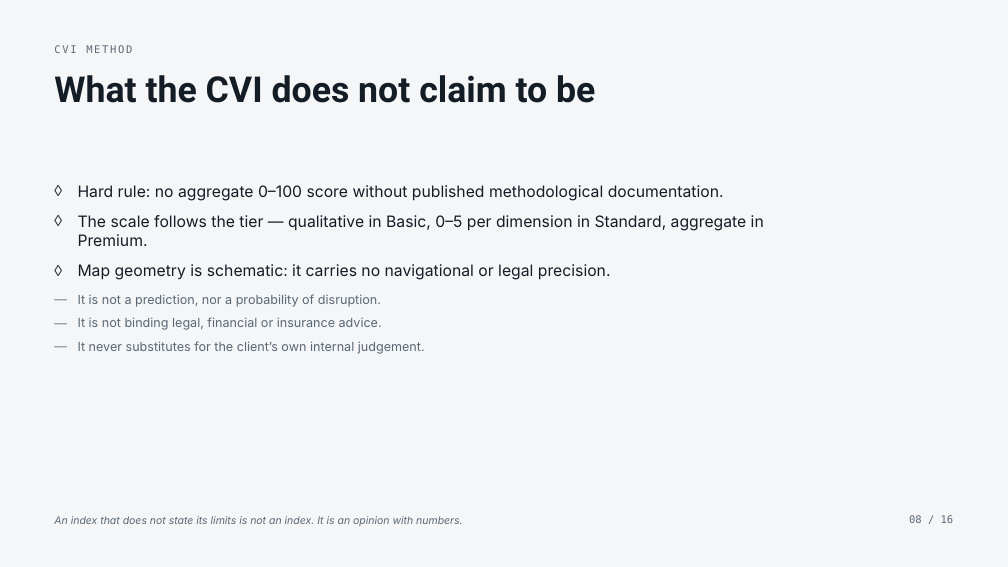
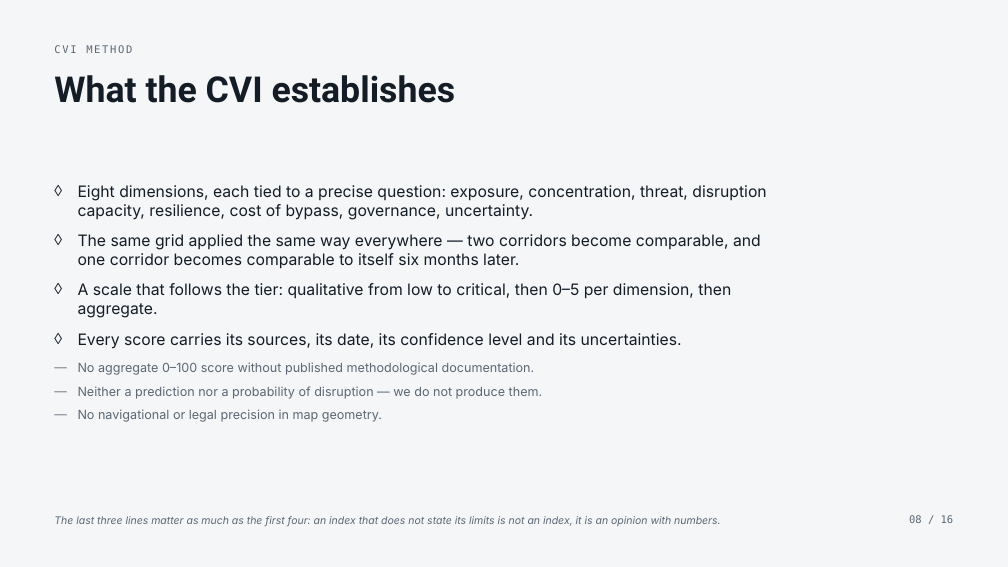
Before and after one commit to s-geffroy/ag-front, a slide deck: slide 8 of presentations/commercial/en/commercial.en.pptx. Drawn at 1008x567 pixels with LibreOffice and Linux fonts; fonts in the diff are those of the drawing. Boxes give left, top, right and bottom in pixels: in the first picture for what was removed or moved away, otherwise in the second. Text is boxed around its words. In the diff, an @@ line names an element or a change of style, - is before the commit and + after.

```diff
--- a/presentations/commercial/en/commercial.en.pptx
+++ b/presentations/commercial/en/commercial.en.pptx
@@ text at (54, 75, 456, 103): text changed @@
-What the CVI does not claim to be
+What the CVI establishes
@@ text at (78, 185, 766, 422): text changed @@
-◊ Hard rule: no aggregate 0–100 score without published methodological documentation.
-◊ The scale follows the tier — qualitative in Basic, 0–5 per dimension in Standard, aggregate in Premium.
-◊ Map geometry is schematic: it carries no navigational or legal precision.
-— It is not a prediction, nor a probability of disruption.
-— It is not binding legal, financial or insurance advice.
-— It never substitutes for the client’s own internal judgement.
+◊ Eight dimensions, each tied to a precise question: exposure, concentration, threat, disruption capacity, resilience, cost of bypass, governance, uncertainty.
+◊ The same grid applied the same way everywhere — two corridors become comparable, and one corridor becomes comparable to itself six months later.
+◊ A scale that follows the tier: qualitative from low to critical, then 0–5 per dimension, then aggregate.
+◊ Every score carries its sources, its date, its confidence level and its uncertainties.
+— No aggregate 0–100 score without published methodological documentation.
+— Neither a prediction nor a probability of disruption — we do not produce them.
+— No navigational or legal precision in map geometry.
@@ text at (54, 516, 720, 526): text changed @@
-An index that does not state its limits is not an index. It is an opinion with numbers.
+The last three lines matter as much as the first four: an index that does not state its limits is not an index, it is an opinion with numbers.
```
Also in this commit, not shown: 13 other files.
